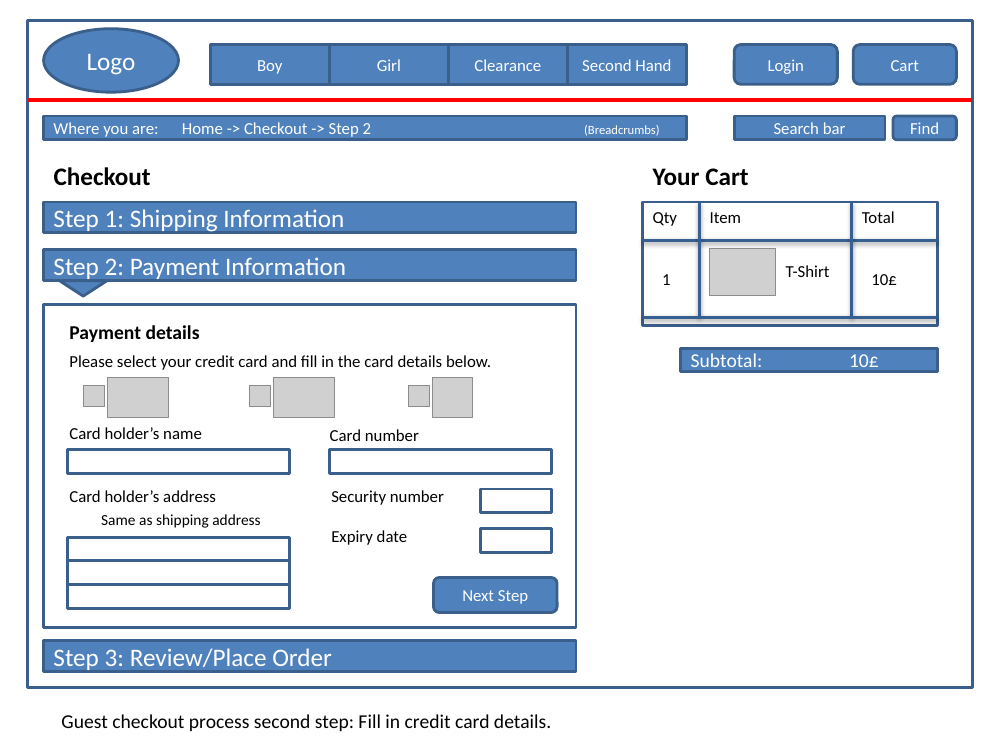
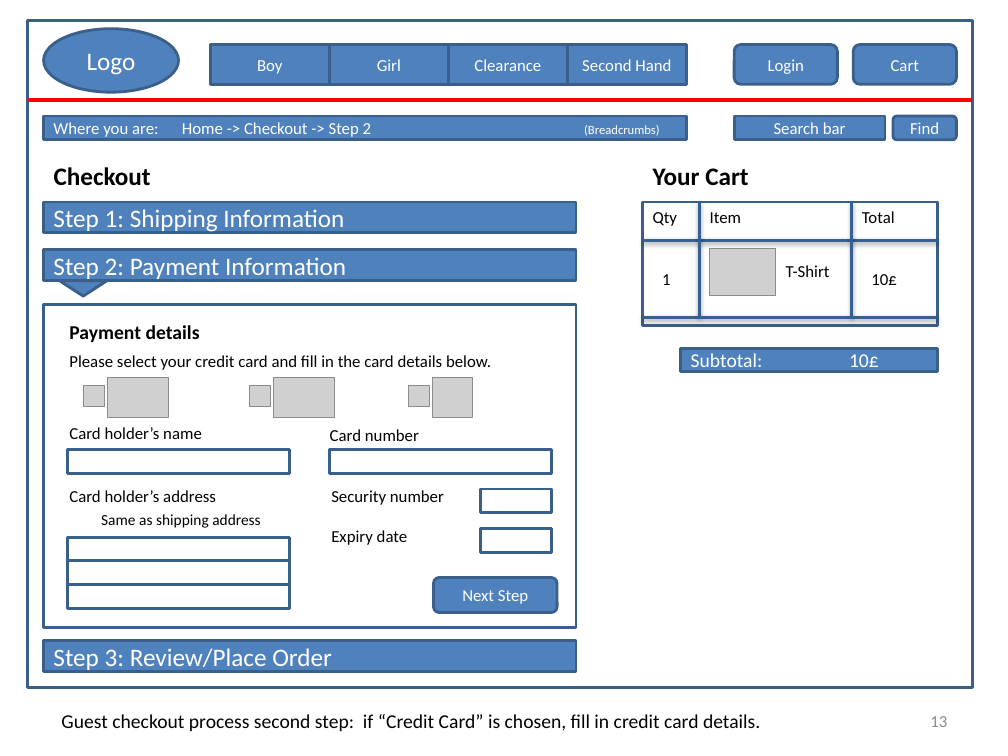
Before and after one commit to joanawelti/Human-Computer-Interaction-Project-AGIJ, a slide deck: slide 13 of Prototype/HCI_Prototype_2.pptx (slide 12 before the commit). Drawn at 1008x756 pixels with LibreOffice and Linux fonts; fonts in the diff are those of the drawing; grey boxes stand for pictures; background and template pictures are left out. Boxes give left, top, right and bottom in pixels: in the first picture for what was removed or moved away, otherwise in the second. Text is boxed around its words. In the diff, an @@ line names an element or a change of style, - is before the commit and + after.

```diff
--- a/Prototype/HCI_Prototype_2.pptx
+++ b/Prototype/HCI_Prototype_2.pptx
@@ text at box(61, 714, 760, 731): text changed @@
-Guest checkout process second step: Fill in credit card details.
+Guest checkout process second step: if “Credit Card” is chosen, fill in credit card details.
@@ page number added at box(930, 716, 947, 727), 12 pt, text #8C8C8C @@
+13
```
Also in this commit, not shown: 12 other slides changed, 2 slides added, 1 slide removed, 2 other files.
